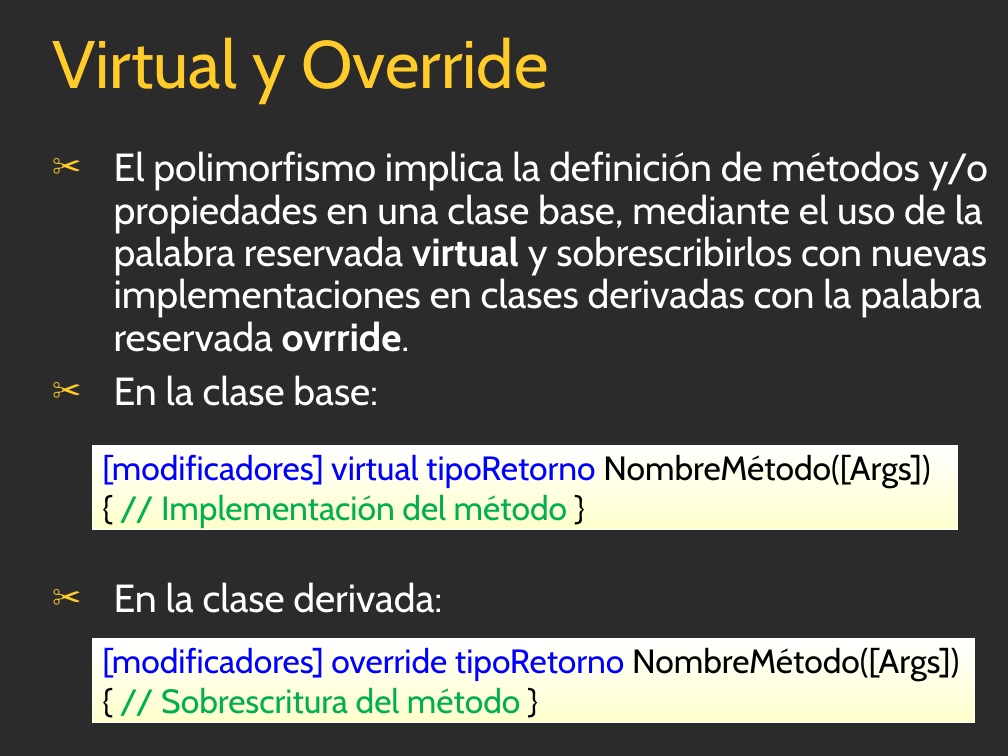
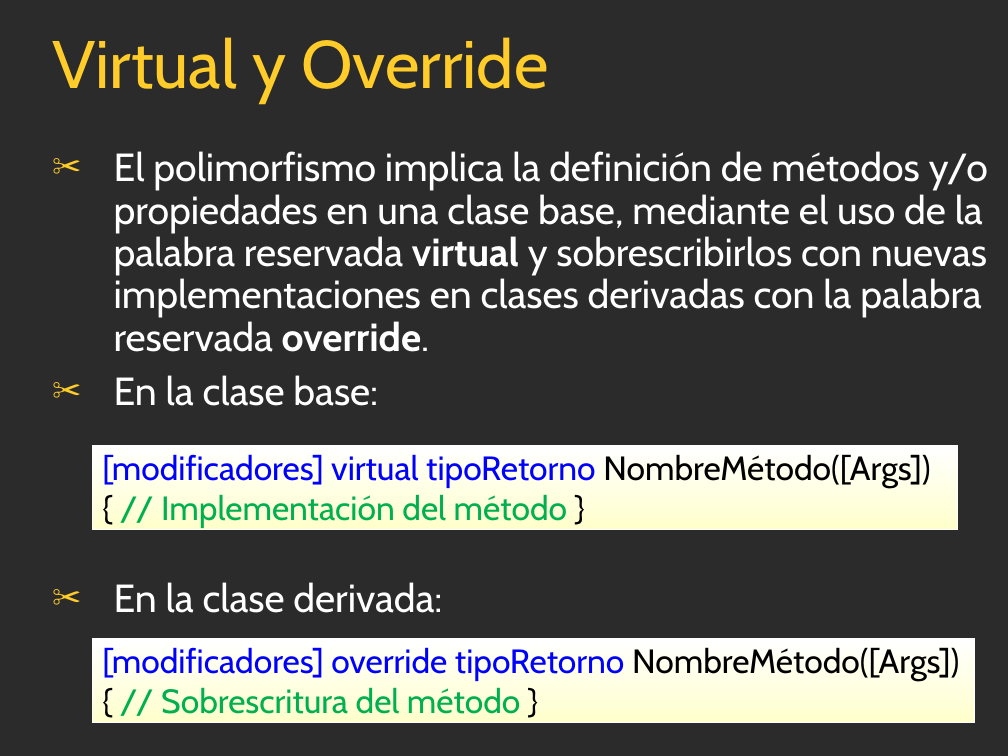
Before and after one commit to FedeDavila1984/utn_prog_y_lab_II, a slide deck: slide 7 of PPTs/Sin rechequear/ProgramacionII_Clase_10y11-2016.ppt. Drawn at 1008x756 pixels with LibreOffice and Linux fonts; fonts in the diff are those of the drawing; background and template pictures are left out; a plain dark background stands for a picture behind light text. Boxes give left, top, right and bottom in pixels: in the first picture for what was removed or moved away, otherwise in the second. Text is boxed around its words. In the diff, an @@ line names an element or a change of style, - is before the commit and + after.

```diff
--- a/PPTs/Sin rechequear/ProgramacionII_Clase_10y11-2016.ppt
+++ b/PPTs/Sin rechequear/ProgramacionII_Clase_10y11-2016.ppt
@@ text at (114,151,988,352): text changed @@
-✂ El polimorfismo implica la definición de métodos y/o propiedades en una clase base, mediante el uso de la palabra reservada virtual y sobrescribirlos con nuevas implementaciones en clases derivadas con la palabra reservada ovrride.
+✂ El polimorfismo implica la definición de métodos y/o propiedades en una clase base, mediante el uso de la palabra reservada virtual y sobrescribirlos con nuevas implementaciones en clases derivadas con la palabra reservada override.
```
Also in this commit, not shown: 3 other slides changed, 2 other files.
